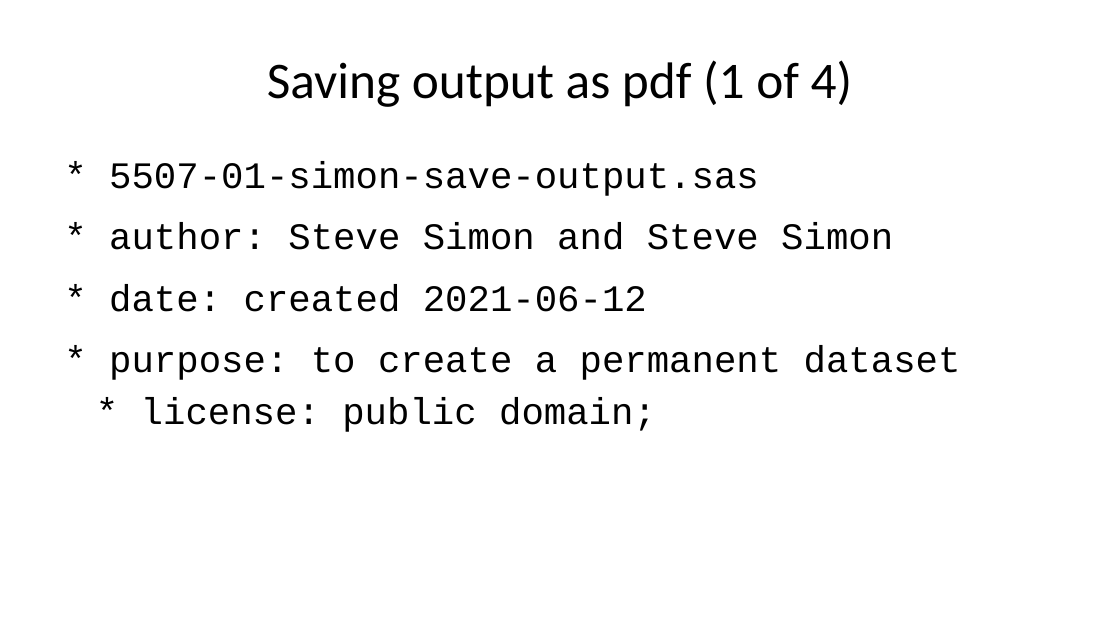
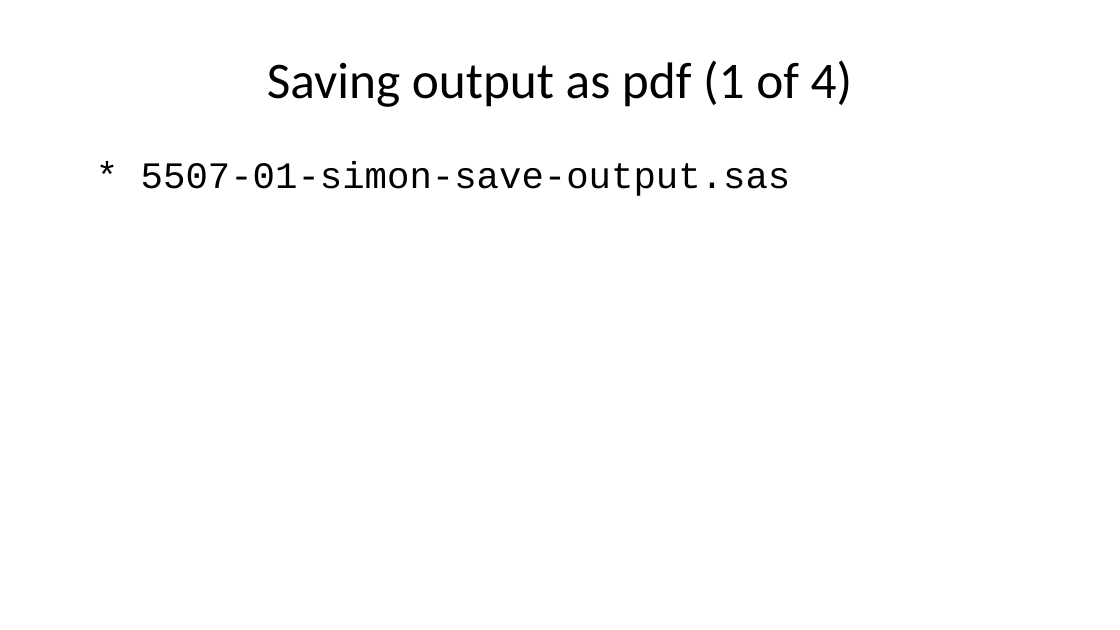
Before and after one commit to pmean/introduction-to-SAS, a slide deck: slide 55 of results/5507-01-simon-sildes-and-speaker-notes.pptx. Drawn at 1120x630 pixels with LibreOffice and Linux fonts; fonts in the diff are those of the drawing. Boxes give left, top, right and bottom in pixels: in the first picture for what was removed or moved away, otherwise in the second. Text is boxed around its words. In the diff, an @@ line names an element or a change of style, - is before the commit and + after.

```diff
--- a/results/5507-01-simon-sildes-and-speaker-notes.pptx
+++ b/results/5507-01-simon-sildes-and-speaker-notes.pptx
@@ text at [141, 161, 791, 196]: text changed @@
-* 5507-01-simon-save-output.sas
-* author: Steve Simon and Steve Simon
-* date: created 2021-06-12
-* purpose: to create a permanent dataset
-* license: public domain;
+* 5507-01-simon-save-output.sas
```
Also in this commit, not shown: 30 other slides changed, 5 other files.
